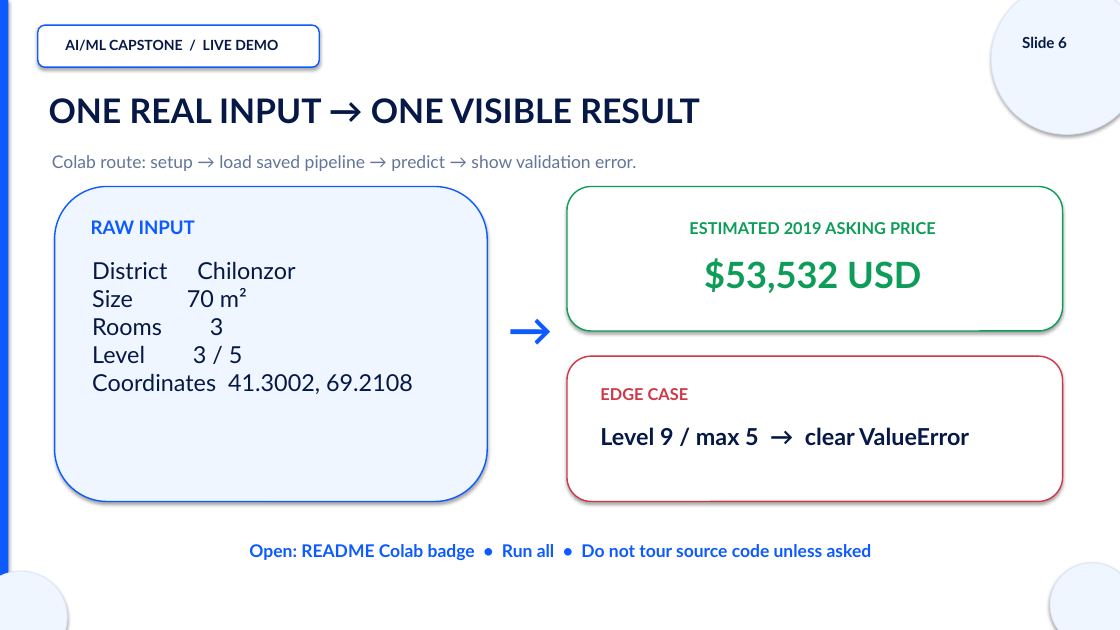
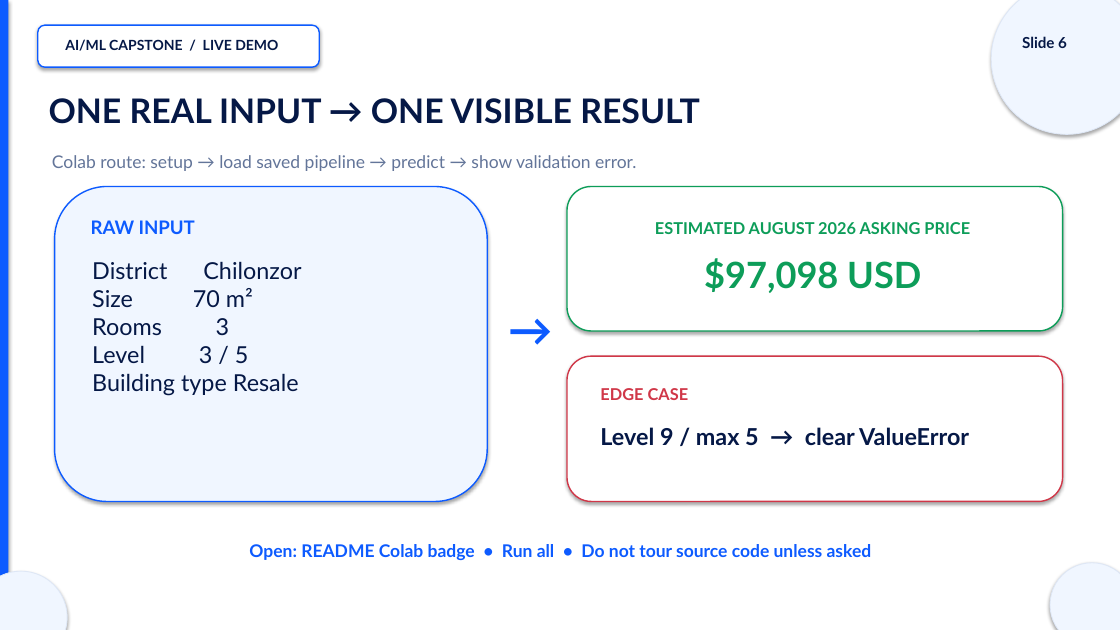
Before and after one commit to DilnuraHamdamova/tashkent-house-price-predictor, a slide deck: slide 6 of presentation/Tashkent_House_Price_Defense.pptx. Drawn at 1120x630 pixels with LibreOffice and Linux fonts; fonts in the diff are those of the drawing. Boxes give left, top, right and bottom in pixels: in the first picture for what was removed or moved away, otherwise in the second. Text is boxed around its words. In the diff, an @@ line names an element or a change of style, - is before the commit and + after.

```diff
--- a/presentation/Tashkent_House_Price_Defense.pptx
+++ b/presentation/Tashkent_House_Price_Defense.pptx
@@ text at box(655, 222, 970, 234): text changed @@
-ESTIMATED 2019 ASKING PRICE
+ESTIMATED AUGUST 2026 ASKING PRICE
@@ text at box(92, 261, 301, 396): text changed @@
-District Chilonzor
-Size 70 m²
-Rooms 3
-Level 3 / 5
-Coordinates 41.3002, 69.2108
+District Chilonzor
+Size 70 m²
+Rooms 3
+Level 3 / 5
+Building type Resale
@@ text at box(704, 258, 921, 293): text changed @@
-$53,532 USD
+$97,098 USD
```
Also in this commit, not shown: 9 other slides changed, 40 other files.
